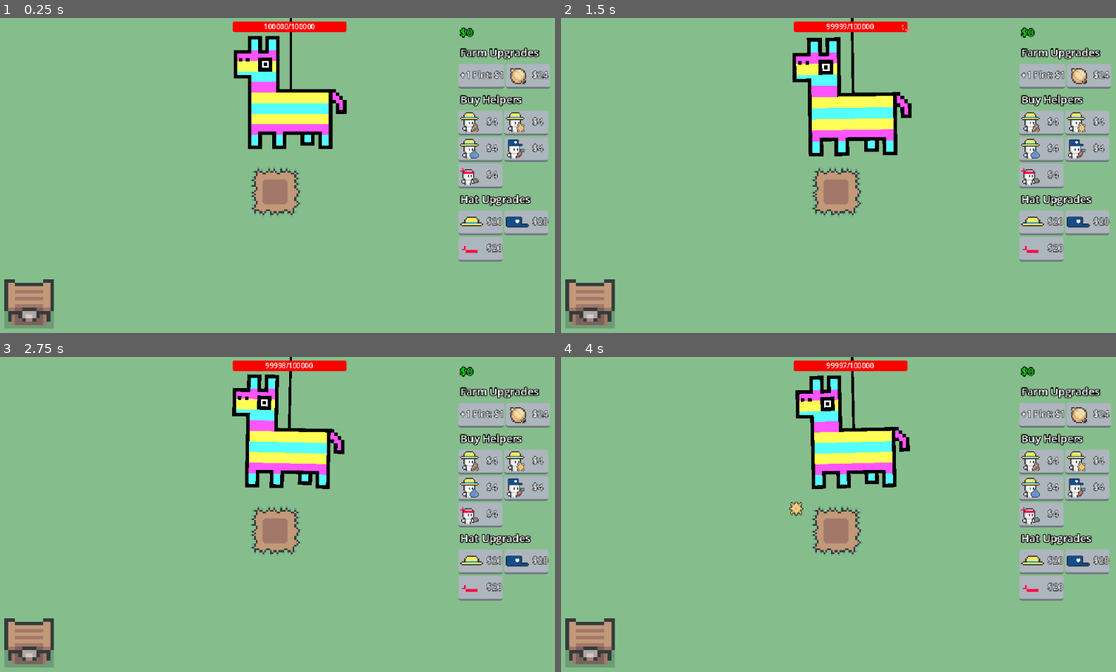
Above: before the commit, frames 1-4 (two rows, left to right).
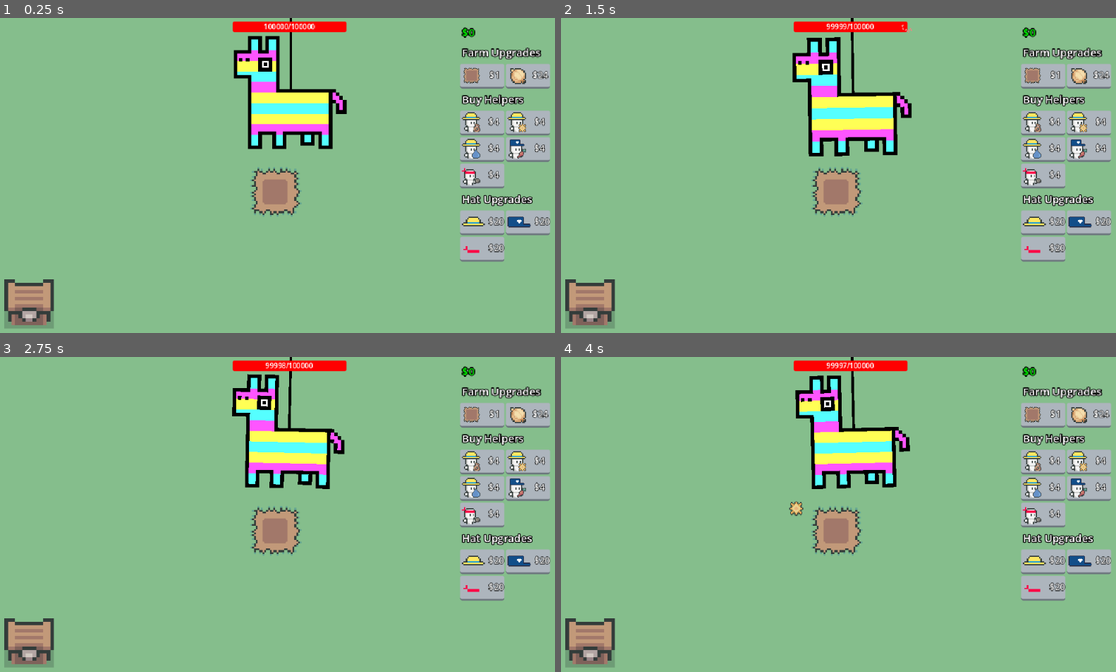
Above: after the commit, the same moments.

Repository: eric-marsh/farminata
Game: Godot game, scene res://scene/scene_switcher.tscn
The game is run twice, just before and just after one commit, with the same random seed, the same clock (stepped at 60 frames per second) and the same inputs. Sound files missing from this copy of the repository are replaced by a short silence.
Inputs (mouse positions are in pixels of both pictures, inside the frame that each line leads up to):
- Up to frame 1 (0.25 s): no input
- Up to frame 2 (1.5 s): tap Enter at 0.5 s; drag from (838, 191) to (588, 301) at 0.52 s; tap Space (ui_select) at 1.25 s; drag from (821, 93) to (838, 191) at 1.27 s
- Up to frame 3 (2.75 s): move the mouse to (321, 429) at 2.02 s; tap Mouse wheel down (SCROLL_DOWN) at 2.1 s; click (321, 429) at 2.17 s
- Up to frame 4 (4 s): drag from (816, 407) to (588, 640) at 2.77 s; move the mouse to (1005, 564) at 3.52 s; tap Mouse wheel down (SCROLL_DOWN) at 3.6 s; click (1005, 564) at 3.67 s; tap Space (ui_select) at 3.77 s

The runs differ from the first frame. In frame 1, 2.7% of the frame differs, in the area x 82-100%, y 2-78%; in frame 2, 2.7%; in frame 3, 2.7%; in frame 4, 2.7%.

Commit message:
plot button

Diff:
--- a/scene/canvas_layer.tscn
+++ b/scene/canvas_layer.tscn
@@ -6,6 +6,7 @@
 [ext_resource type="Texture2D" uid="uid://d0e58q85wrtx4" path="res://img/plants/onion/onion.png" id="2_r6mtg"]
 [ext_resource type="Texture2D" uid="uid://mf5rpqaai70l" path="res://img/helper/delivery_hat.png" id="3_f60wf"]
 [ext_resource type="Texture2D" uid="uid://bjcruqivyg4ue" path="res://img/ui/buy_seed_icon.png" id="3_hpb7r"]
+[ext_resource type="Texture2D" uid="uid://bnividkmflxb2" path="res://img/ui/buy_plot_icon.png" id="3_i30vn"]
 [ext_resource type="Texture2D" uid="uid://x3cff68yuikn" path="res://img/ui/buy_sun_icon.png" id="4_i30vn"]
 [ext_resource type="Texture2D" uid="uid://b3av6rfxcn5ss" path="res://img/helper/attack_hat.png" id="4_vqic1"]
 [ext_resource type="Texture2D" uid="uid://bpnpoj5ugauew" path="res://img/ui/buy_water_icon.png" id="5_ngnek"]
@@ -50,7 +51,8 @@
 custom_minimum_size = Vector2(48, 24)
 layout_mode = 2
 theme = ExtResource("2_hpb7r")
-text = "+1 Plot"
+text = "$2"
+icon = ExtResource("3_i30vn")
 expand_icon = true
 
 [node name="OnionButton" type="Button" parent="MarginContainer/VBoxContainer/HBoxContainer"]
--- a/script/canvas_layer.gd
+++ b/script/canvas_layer.gd
@@ -33,10 +33,7 @@
 
 	money_label.text = "$" + str(money)
 
-	var plot_price = Prices.get_upgrade_price(Enum.Upgrade_Type.AddPlot)
 
-	plot_button.text = "+1 Plot: $" + str(plot_price)
-	plot_button.disabled = plot_price > money
 
 
 
@@ -53,6 +50,9 @@
 		data.node.text = "$" + str(price)
 		data.node.disabled = price > money
 
+		var plot_price = Prices.get_upgrade_price(Enum.Upgrade_Type.AddPlot)
+		plot_button.text = "$" + str(plot_price)
+		plot_button.disabled = plot_price > money
 
 	if State.unlocked_slot_outputs.has(Enum.Drop_Type.Onion_Seed):
 		onion_button.visible = false
Binary file added: img/ui/buy_plot_icon.png
Not shown, added: img/ui/buy_plot_icon.png.import
Not shown: 1 places in scene/canvas_layer.tscn that only renumber resources
